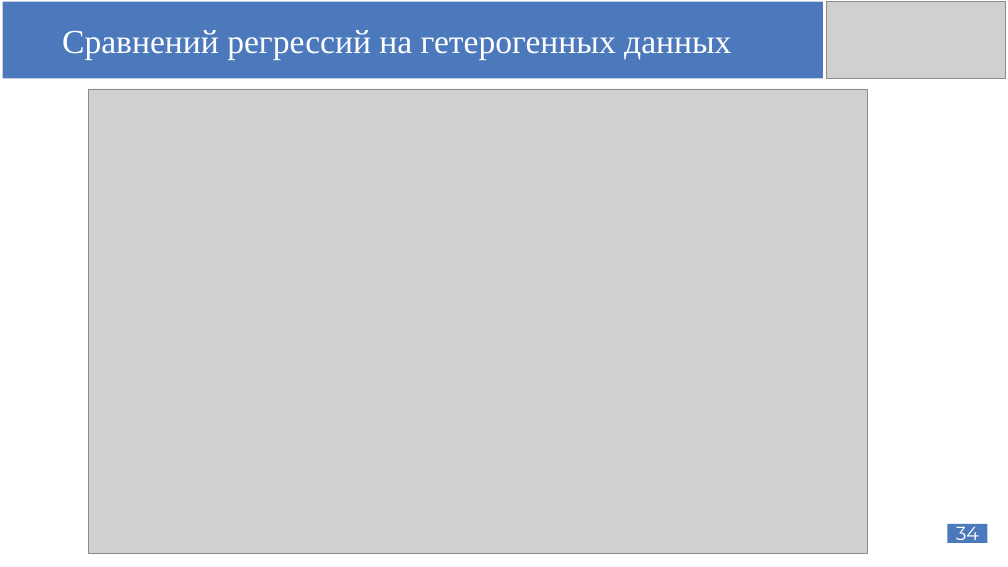
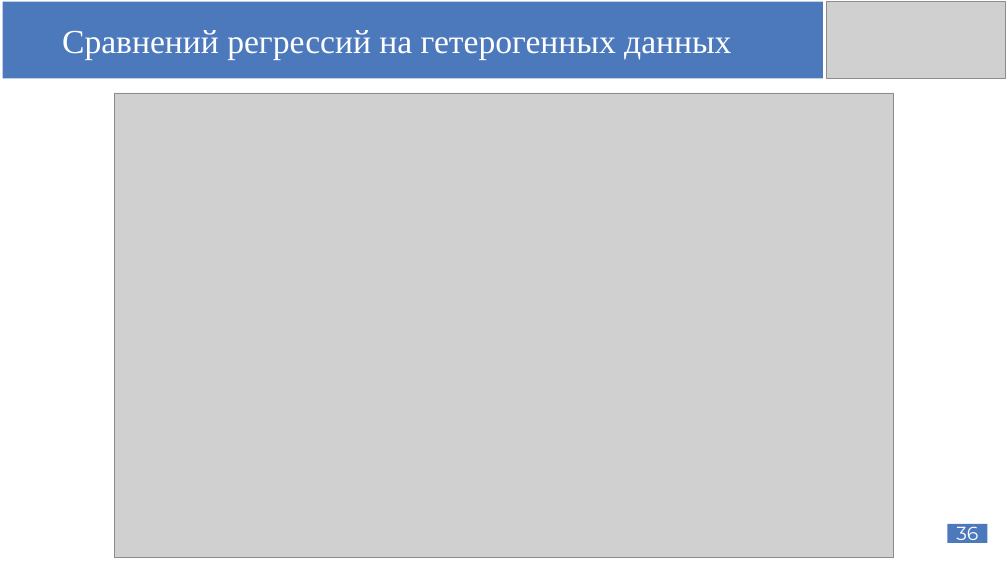
Before and after one commit to AnfimovAleksandr/mag_diploma, a slide deck: slide 36 of Защита диплома/Anfimov_diplom_shablon.pptx (slide 34 before the commit). Drawn at 1008x567 pixels with LibreOffice and Linux fonts; fonts in the diff are those of the drawing; grey boxes stand for pictures. Boxes give left, top, right and bottom in pixels: in the first picture for what was removed or moved away, otherwise in the second. Text is boxed around its words. In the diff, an @@ line names an element or a change of style, - is before the commit and + after.

```diff
--- a/Защита диплома/Anfimov_diplom_shablon.pptx
+++ b/Защита диплома/Anfimov_diplom_shablon.pptx
@@ picture: place and size @@
-picture at [88,89,867,554]
+picture at [115,93,894,558]
@@ page number at [956,522,978,546]: text changed @@
-34
+36
```
Also in this commit, not shown: 4 other slides changed, 2 slides added, 35 other files.
